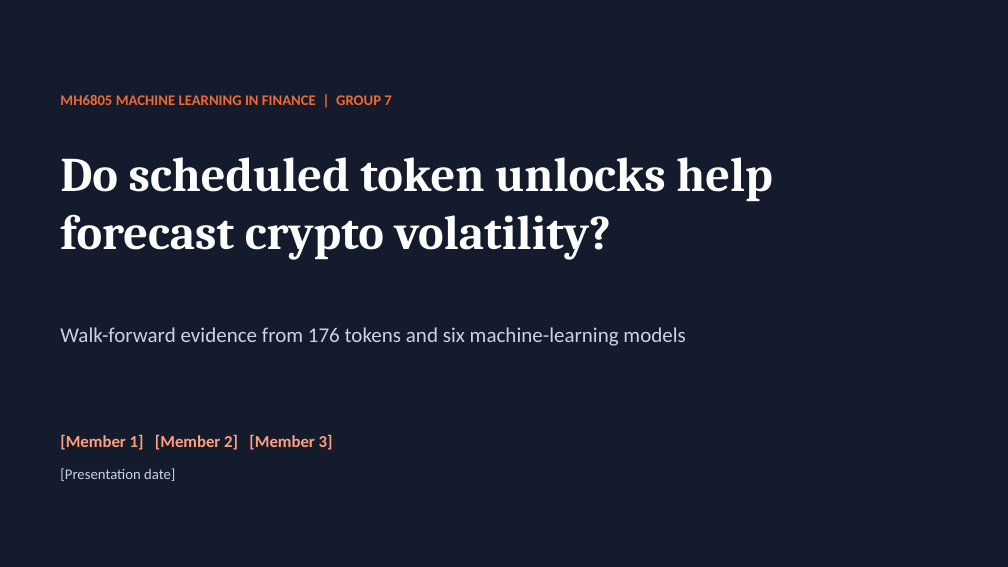
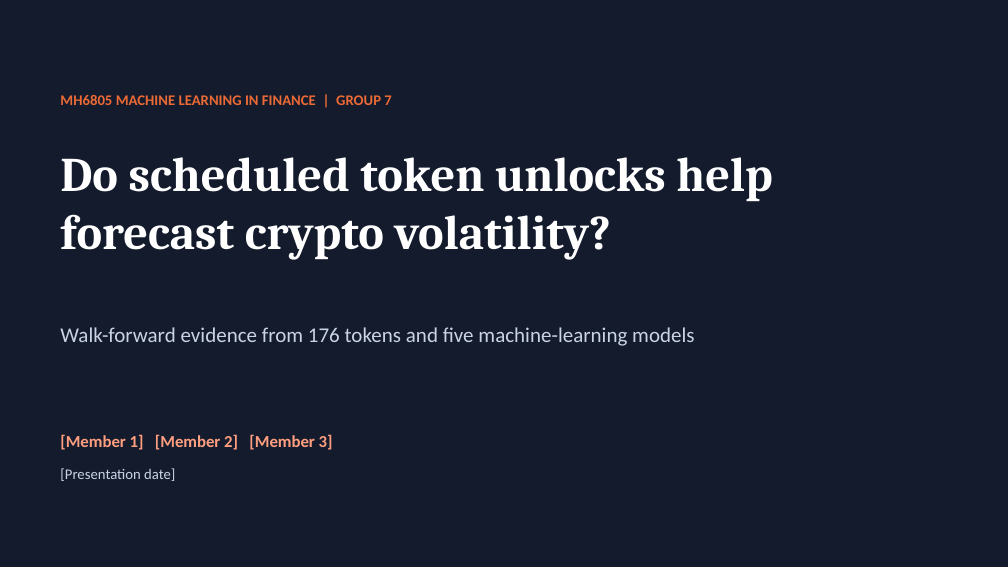
Before and after one commit to watersalamander/MH6805A-Project-Group7, a slide deck: slide 1 of report/Group7_Presentation_DRAFT.pptx. Drawn at 1008x567 pixels with LibreOffice and Linux fonts; fonts in the diff are those of the drawing. Boxes give left, top, right and bottom in pixels: in the first picture for what was removed or moved away, otherwise in the second. Text is boxed around its words. In the diff, an @@ line names an element or a change of style, - is before the commit and + after.

```diff
--- a/report/Group7_Presentation_DRAFT.pptx
+++ b/report/Group7_Presentation_DRAFT.pptx
@@ text at <box>60,327,694,346</box>: text changed @@
-Walk-forward evidence from 176 tokens and six machine-learning models
+Walk-forward evidence from 176 tokens and five machine-learning models
```
Also in this commit, not shown: 3 other slides changed, 27 other files.
